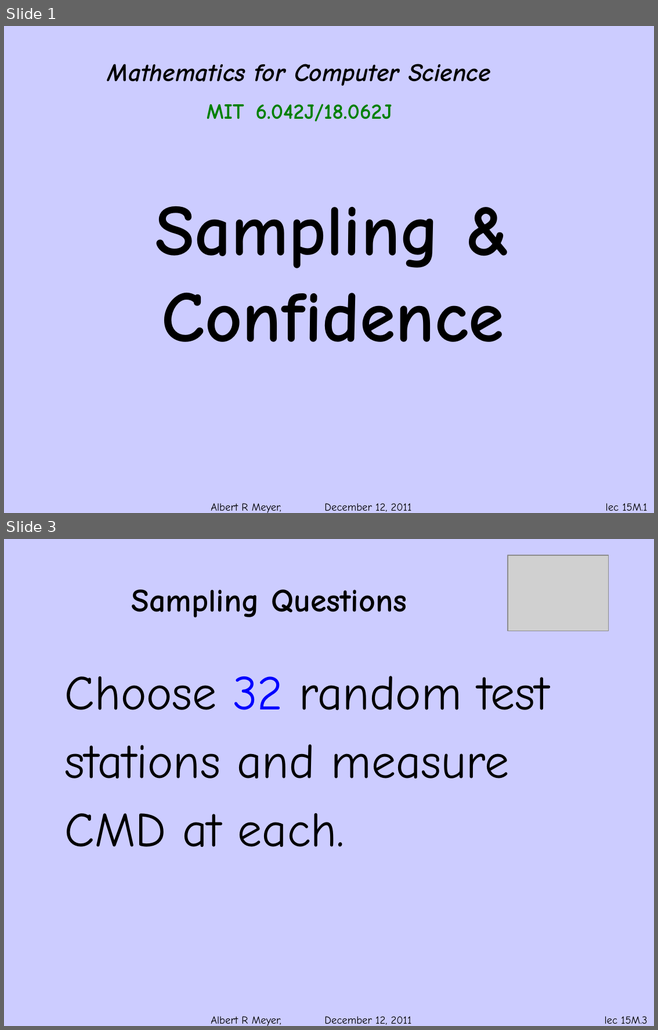
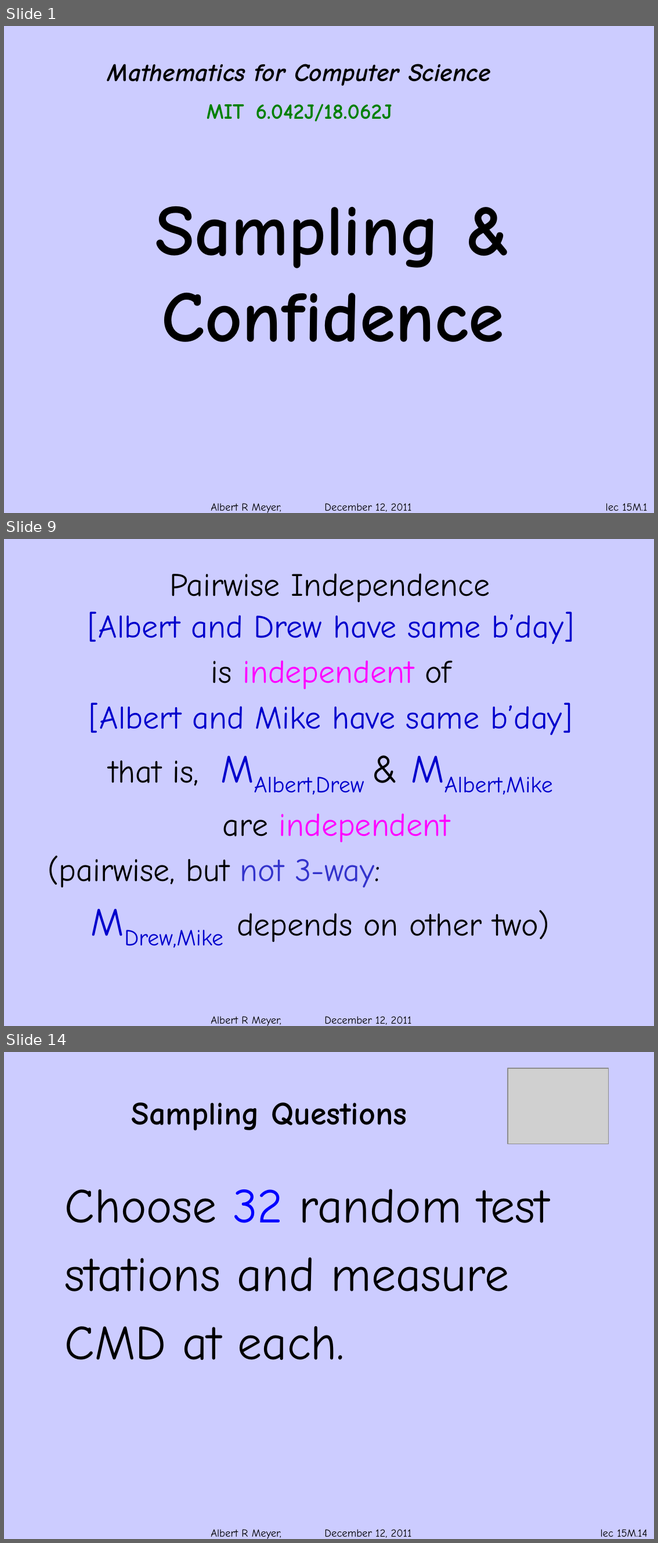
Before and after one commit to armeyer/mcs_web, a slide deck: fall11/slidesF11/slides15m.pptx. Shown one above the other, each under a label of ours: slides 1 and 3 before the commit, slides 1, 9 and 14 after it; the slides between them are not shown. The pictures are 658x1030 and 658x1543 pixels, drawn with LibreOffice and Linux fonts; fonts in the diff are those of the drawing; grey boxes stand for pictures; background and template pictures are left out. Boxes give left, top, right and bottom in pixels: in the first picture for what was removed or moved away, otherwise in the second. Text is boxed around its words. In the diff, an @@ line names an element or a change of style, - is before the commit and + after.

```diff
--- a/fall11/slidesF11/slides15m.pptx
+++ b/fall11/slidesF11/slides15m.pptx
@@ slide 9 added at (x1=4, y1=539, x2=654, y2=1026), background #CCCCFF; not listed: 1 template element that a slide beside it also shows @@
@@ title added at (x1=170, y1=573, x2=489, y2=602), 36 pt, text #000000 @@
+Pairwise Independence
@@ text added at (x1=48, y1=611, x2=574, y2=948), 36 pt, text #0000CC @@
+[Albert and Drew have same b’day]
+is independent of
+[Albert and Mike have same b’day]
+that is, MAlbert,Drew & MAlbert,Mike
+are independent
+(pairwise, but not 3-way:
+MDrew,Mike depends on other two)
@@ what was slide 3 is now slide 14 @@
@@ page number at (x1=600, y1=1529, x2=647, y2=1537): text changed @@
-lec 15M.3
+lec 15M.14
```
Also in this commit, not shown: 2 slides changed, 10 other slides added.
